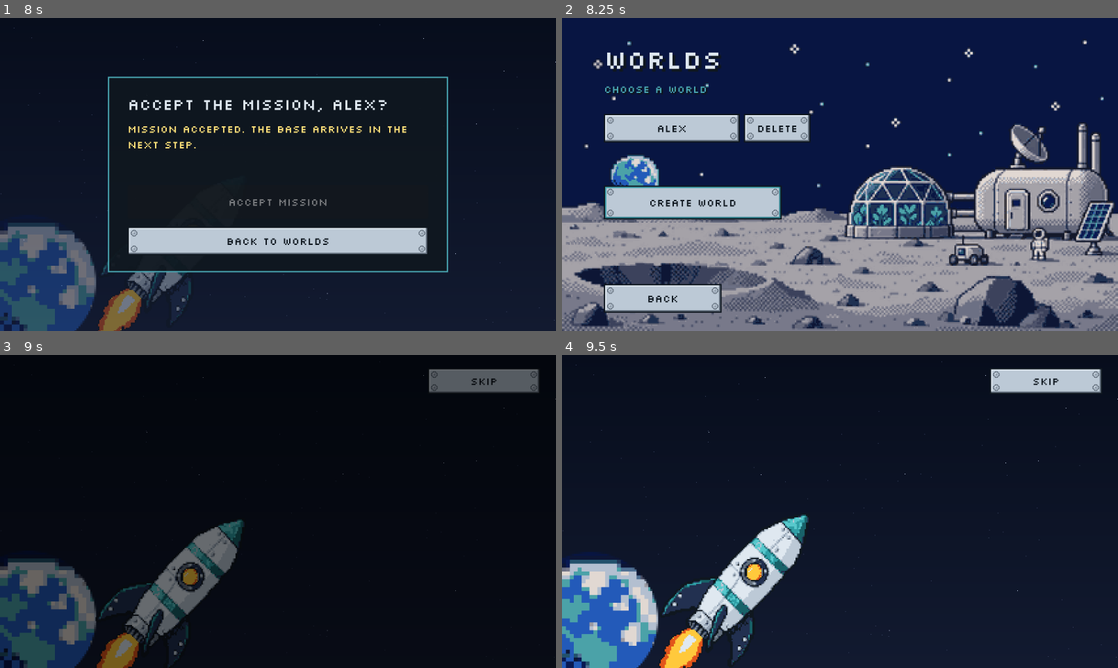
Above: before the commit, frames 1-4 (two rows, left to right).
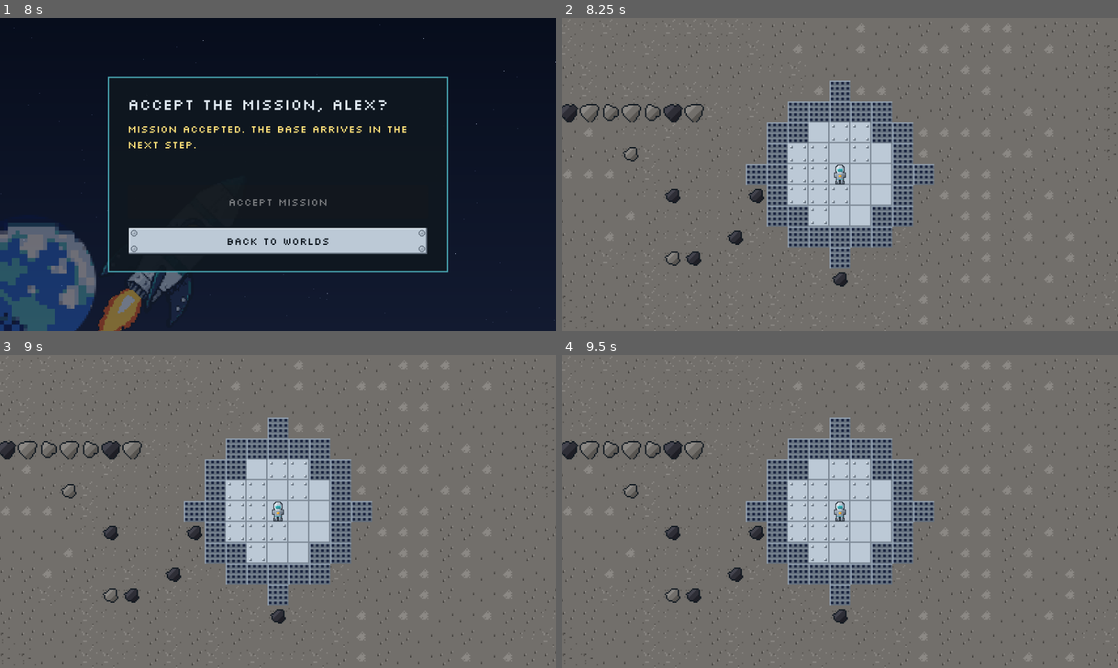
Above: after the commit, the same moments.

Repository: Aurora-Moorealis/MindSpace
Game: Godot game, scene res://scenes/welcome/welcome.tscn
The game is run twice, just before and just after one commit, with the same random seed, the same clock (stepped at 60 frames per second) and the same inputs.
Inputs (mouse positions are in pixels of both pictures, inside the frame that each line leads up to):
- Up to frame 1 (8 s): click "Start game" at 0.5 s; click (133, 130) at 1.27 s; type "Alex" at 1.35 s; click "Create world" at 2 s; click "Skip" at 2.75 s; click "Continue" at 3.5 s; click "Continue" at 4.25 s; tap Enter at 5, 5.1, 6.5, 6.6 s; move the mouse to (250, 237) at 5.02 s; hold W (move_up, bound only after the commit) 5.03-5.75 s; click (250, 237) at 5.17 s; tap Space at 5.75 s; drag from (444, 221) to (250, 237) at 5.77 s; move the mouse to (111, 127) at 6.52 s; hold A (move_left, bound only after the commit) 6.53-7.25 s; click "Accept mission" at 7.25 s
- Up to frame 2 (8.25 s): click "Back to worlds" at 8 s
- Up to frame 3 (9 s): click (111, 464) at 8.75 s, where only the run before the commit has a clickable "Alex"
- Up to frame 4 (9.5 s): no input

Frame 1 is identical in both runs. In frame 2, 96% of the frame differs, in the area x 0-100%, y 0-100%; in frame 3, 98%; in frame 4, 99%.

Commit message:
feat(game): integrate playable lunar world
- intro accept opens scenes/base/base.tscn

- astronaut movement, grid collision and gameplay camera

- GameSim starts a clean run on play, freezes on death and stops on exit

- add movement input actions

- archive OpenSpec change integrate-playable-world

Diff:
--- /dev/null
+++ b/game/content/entities/astronaut/astronaut.gd
@@ -0,0 +1,120 @@
+class_name Astronaut
+extends CharacterBody2D
+## Player-controlled astronaut that walks across the generated lunar surface.
+##
+## Movement is resolved against the [LunarMap] walkability flags instead of the
+## TileSet physics layers: every substep tests a small collision box on the X
+## axis first and on the Y axis afterwards, so blocked movement slides along the
+## free axis. The map is the single source of truth for terrain and bounds.
+
+## Walking speed in world pixels per second, before the player speed multiplier.
+@export var base_speed: float = 160.0
+
+## Side of the square collision box, in world pixels.
+const COLLISION_SIZE: float = 12.0
+## Half side of the collision box, used to build its four corners.
+const HALF_COLLISION_SIZE: float = COLLISION_SIZE * 0.5
+## Longest distance a single collision substep may cover.
+const MAX_SUBSTEP: float = 8.0
+
+## Sprite frames of astronaut_4dir.png: down, up, left and right.
+const FRAME_DOWN: int = 0
+const FRAME_UP: int = 1
+const FRAME_LEFT: int = 2
+const FRAME_RIGHT: int = 3
+
+## Map the astronaut walks on. Null until [method setup] is called.
+var _map: LunarMap = null
+## Last facing frame, kept so it can be applied once the sprite is available.
+var _facing_frame: int = FRAME_DOWN
+
+@onready var _sprite: Sprite2D = $Sprite2D
+
+
+## Applies the current facing frame once the scene nodes exist.
+func _ready() -> void:
+	_apply_frame(_facing_frame)
+
+
+## Binds the astronaut to [param map] and places it at the center of its spawn
+## tile with the default downward-facing frame.
+func setup(map: LunarMap) -> void:
+	_map = map
+	var half_tile: Vector2 = Vector2(float(map.tile_size), float(map.tile_size)) * 0.5
+	position = map.tile_to_world(map.spawn_tile) + half_tile
+	_facing_frame = FRAME_DOWN
+	_apply_frame(_facing_frame)
+
+
+## Moves the astronaut for [param delta] seconds along [param direction].
+##
+## The displacement is split into substeps of at most [constant MAX_SUBSTEP]
+## pixels so low framerates cannot tunnel through a tile. Each substep tries the
+## X axis and then the Y axis; a blocked axis is skipped while the other one
+## still moves. The facing frame follows the input direction.
+func move(direction: Vector2, delta: float) -> void:
+	if _map == null or direction == Vector2.ZERO or delta <= 0.0:
+		return
+	_update_facing(direction)
+	var speed: float = base_speed * GameSim.state.player.move_speed_multiplier
+	var motion: Vector2 = direction.normalized() * speed * delta
+	var substeps: int = maxi(1, ceili(motion.length() / MAX_SUBSTEP))
+	var step: Vector2 = motion / float(substeps)
+	for _step_index: int in range(substeps):
+		var next_x: Vector2 = position + Vector2(step.x, 0.0)
+		if is_zero_approx(step.x) or _can_stand_at(next_x):
+			position.x = next_x.x
+		var next_y: Vector2 = position + Vector2(0.0, step.y)
+		if is_zero_approx(step.y) or _can_stand_at(next_y):
+			position.y = next_y.y
+
+
+## Reads the movement actions and walks while the simulation clock is running.
+func _physics_process(delta: float) -> void:
+	if GameSim.is_paused() or _map == null:
+		return
+	var direction: Vector2 = Input.get_vector(
+		&"move_left", &"move_right", &"move_up", &"move_down"
+	)
+	if direction != Vector2.ZERO:
+		move(direction, delta)
+
+
+## Returns whether the collision box centered on [param candidate] lies fully on
+## walkable tiles inside the map.
+func _can_stand_at(candidate: Vector2) -> bool:
+	var corners: Array[Vector2] = [
+		candidate + Vector2(-HALF_COLLISION_SIZE, -HALF_COLLISION_SIZE),
+		candidate + Vector2(HALF_COLLISION_SIZE, -HALF_COLLISION_SIZE),
+		candidate + Vector2(-HALF_COLLISION_SIZE, HALF_COLLISION_SIZE),
+		candidate + Vector2(HALF_COLLISION_SIZE, HALF_COLLISION_SIZE),
+	]
+	for corner: Vector2 in corners:
+		var tile: Vector2i = _map.world_to_tile(corner)
+		if not _map.is_inside(tile) or not _map.is_walkable(tile):
+			return false
+	return true
+
+
+## Stores and applies the sprite frame that matches [param direction]. A
+## diagonal direction keeps the horizontal frame because the components tie.
+func _update_facing(direction: Vector2) -> void:
+	var frame: int = _facing_frame
+	if absf(direction.x) >= absf(direction.y):
+		frame = FRAME_RIGHT if direction.x > 0.0 else FRAME_LEFT
+	else:
+		frame = FRAME_DOWN if direction.y > 0.0 else FRAME_UP
+	_facing_frame = frame
+	_apply_frame(frame)
+
+
+## Writes [param frame] to the sprite.
+##
+## The sprite is resolved lazily because a headless harness may call
+## [method setup] or [method move] before the node receives its first frame.
+func _apply_frame(frame: int) -> void:
+	if _sprite == null:
+		_sprite = get_node_or_null("Sprite2D") as Sprite2D
+	if _sprite == null:
+		return
+	_sprite.frame = frame
--- /dev/null
+++ b/game/content/entities/astronaut/astronaut.tscn
@@ -0,0 +1,23 @@
+[gd_scene load_steps=3 format=3]
+
+[ext_resource type="Script" path="res://content/entities/astronaut/astronaut.gd" id="1_script"]
+[ext_resource type="Texture2D" path="res://content/entities/astronaut/astronaut_4dir.png" id="2_texture"]
+
+[sub_resource type="RectangleShape2D" id="RectangleShape2D_body"]
+size = Vector2(12, 12)
+
+[node name="Astronaut" type="CharacterBody2D"]
+script = ExtResource("1_script")
+
+[node name="Sprite2D" type="Sprite2D" parent="."]
+texture = ExtResource("2_texture")
+hframes = 4
+frame = 0
+
+[node name="CollisionShape2D" type="CollisionShape2D" parent="."]
+shape = SubResource("RectangleShape2D_body")
+
+[node name="Camera2D" type="Camera2D" parent="."]
+position_smoothing_enabled = false
+zoom = Vector2(1, 1)
+enabled = true
--- a/game/project.godot
+++ b/game/project.godot
@@ -42,6 +42,33 @@
 
 enabled=PackedStringArray("res://.godot/scenetime/plugin.cfg", "res://addons/godot_mcp_toolkit/plugin.cfg")
 
+[input]
+
+move_left={
+"deadzone": 0.5,
+"events": [Object(InputEventKey,"resource_local_to_scene":false,"resource_name":"","device":-1,"window_id":0,"alt_pressed":false,"shift_pressed":false,"ctrl_pressed":false,"meta_pressed":false,"pressed":false,"keycode":0,"physical_keycode":65,"key_label":0,"unicode":0,"location":0,"echo":false,"script":null)
+, Object(InputEventKey,"resource_local_to_scene":false,"resource_name":"","device":-1,"window_id":0,"alt_pressed":false,"shift_pressed":false,"ctrl_pressed":false,"meta_pressed":false,"pressed":false,"keycode":0,"physical_keycode":4194319,"key_label":0,"unicode":0,"location":0,"echo":false,"script":null)
+]
+}
+move_right={
+"deadzone": 0.5,
+"events": [Object(InputEventKey,"resource_local_to_scene":false,"resource_name":"","device":-1,"window_id":0,"alt_pressed":false,"shift_pressed":false,"ctrl_pressed":false,"meta_pressed":false,"pressed":false,"keycode":0,"physical_keycode":68,"key_label":0,"unicode":0,"location":0,"echo":false,"script":null)
+, Object(InputEventKey,"resource_local_to_scene":false,"resource_name":"","device":-1,"window_id":0,"alt_pressed":false,"shift_pressed":false,"ctrl_pressed":false,"meta_pressed":false,"pressed":false,"keycode":0,"physical_keycode":4194321,"key_label":0,"unicode":0,"location":0,"echo":false,"script":null)
+]
+}
+move_up={
+"deadzone": 0.5,
+"events": [Object(InputEventKey,"resource_local_to_scene":false,"resource_name":"","device":-1,"window_id":0,"alt_pressed":false,"shift_pressed":false,"ctrl_pressed":false,"meta_pressed":false,"pressed":false,"keycode":0,"physical_keycode":87,"key_label":0,"unicode":0,"location":0,"echo":false,"script":null)
+, Object(InputEventKey,"resource_local_to_scene":false,"resource_name":"","device":-1,"window_id":0,"alt_pressed":false,"shift_pressed":false,"ctrl_pressed":false,"meta_pressed":false,"pressed":false,"keycode":0,"physical_keycode":4194320,"key_label":0,"unicode":0,"location":0,"echo":false,"script":null)
+]
+}
+move_down={
+"deadzone": 0.5,
+"events": [Object(InputEventKey,"resource_local_to_scene":false,"resource_name":"","device":-1,"window_id":0,"alt_pressed":false,"shift_pressed":false,"ctrl_pressed":false,"meta_pressed":false,"pressed":false,"keycode":0,"physical_keycode":83,"key_label":0,"unicode":0,"location":0,"echo":false,"script":null)
+, Object(InputEventKey,"resource_local_to_scene":false,"resource_name":"","device":-1,"window_id":0,"alt_pressed":false,"shift_pressed":false,"ctrl_pressed":false,"meta_pressed":false,"pressed":false,"keycode":0,"physical_keycode":4194322,"key_label":0,"unicode":0,"location":0,"echo":false,"script":null)
+]
+}
+
 [physics]
 
 3d/physics_engine="Jolt Physics"
--- /dev/null
+++ b/game/scenes/base/base.gd
@@ -0,0 +1,40 @@
+extends Node2D
+## Playable base scene: composes the generated lunar world with the astronaut.
+##
+## This scene is the only integration point between the two halves of the
+## gameplay: it hands the generated [LunarMap] to the [Astronaut], bounds the
+## gameplay camera to the map, makes that camera current and owns the run
+## lifecycle through [GameSim]. [LunarMapWorld] keeps its own review camera for
+## the debug scenes; this script makes the astronaut camera current after the
+## world has made its camera current, so the gameplay view wins.
+
+@onready var _world: LunarMapWorld = $LunarMapWorld
+@onready var _astronaut: Astronaut = $Astronaut
+@onready var _camera: Camera2D = $Astronaut/Camera2D
+
+
+## Starts a clean run over the generated map, or reports the missing map and
+## leaves the run frozen.
+func _ready() -> void:
+	var map: LunarMap = _world.get_map()
+	if map == null:
+		push_error("Base: LunarMapWorld did not generate a map; the run was not started.")
+		return
+
+	_astronaut.setup(map)
+
+	var world_size: Vector2i = map.get_world_size()
+	_camera.limit_left = 0
+	_camera.limit_top = 0
+	_camera.limit_right = world_size.x
+	_camera.limit_bottom = world_size.y
+	_camera.make_current()
+
+	GameSim.start_run()
+	GameSim.state.is_outside = true
+
+
+## Freezes the clock and clears the exterior flag when the playable scene is
+## unloaded, so no later scene keeps consuming resources or radiation.
+func _exit_tree() -> void:
+	GameSim.stop_run()
--- /dev/null
+++ b/game/scenes/base/base.tscn
@@ -0,0 +1,12 @@
+[gd_scene load_steps=4 format=3]
+
+[ext_resource type="Script" path="res://scenes/base/base.gd" id="1_script"]
+[ext_resource type="PackedScene" path="res://content/map/lunar/lunar_map_world.tscn" id="2_world"]
+[ext_resource type="PackedScene" path="res://content/entities/astronaut/astronaut.tscn" id="3_astronaut"]
+
+[node name="Base" type="Node2D"]
+script = ExtResource("1_script")
+
+[node name="LunarMapWorld" parent="." instance=ExtResource("2_world")]
+
+[node name="Astronaut" parent="." instance=ExtResource("3_astronaut")]
--- a/game/scenes/intro/intro.gd
+++ b/game/scenes/intro/intro.gd
@@ -6,6 +6,7 @@
 ## chosen world name from the previous screen replaces {name} in the texts.
 
 const WORLDS_SCENE: String = "res://scenes/worlds/worlds.tscn"
+const GAME_SCENE: String = "res://scenes/base/base.tscn"
 
 const TITLES: Array[String] = [
 	"Notice",
@@ -47,10 +48,13 @@
 var _world_name: String = "astronaut"
 var _index: int = 0
 var _skipped: bool = false
+var _starting: bool = false
 var _animation_tween: Tween = null
 
 
 func _ready() -> void:
+	# Safety belt: the intro must never advance simulation ticks.
+	GameSim.set_paused(true)
 	var world: World = WorldStore.selected
 	if world != null and not world.name.is_empty():
 		_world_name = world.name
@@ -183,9 +187,24 @@
 
 
 func _on_accept_pressed() -> void:
+	if _starting:
+		return
+	_starting = true
 	_accept_button.disabled = true
 	_accept_note.text = "Mission accepted. The base arrives in the next step."
 
+	await get_tree().create_timer(0.8).timeout
+	if not is_inside_tree():
+		return
+
+	var error: Error = get_tree().change_scene_to_file(GAME_SCENE)
+	if error != OK:
+		_accept_note.text = "The base could not be reached. Please try again."
+		_accept_button.disabled = false
+		_starting = false
+
 
 func _go_back() -> void:
+	if _starting:
+		return
 	get_tree().change_scene_to_file(WORLDS_SCENE)
--- a/game/scripts/autoloads/game_sim.gd
+++ b/game/scripts/autoloads/game_sim.gd
@@ -18,7 +18,9 @@
 
 var state: SimState = SimState.new()
 var speed: Speed = Speed.X1
-var paused: bool = false
+## The clock boots frozen: menus and the intro must never advance ticks before
+## a playable scene calls start_run().
+var paused: bool = true
 
 var _economy: EconomyData = null
 var _machines: MachineDatabase = null
@@ -61,6 +63,9 @@
 	for fact: LogEntry in facts:
 		if fact.type == LogEntry.Type.GAME_OVER:
 			game_over.emit(state.death_cause)
+			# Freeze the real-time clock on death. advance_tick()/advance_ticks()
+			# remain manual harness APIs and keep stepping if called directly.
+			paused = true
 			break
 
 
@@ -70,11 +75,25 @@
 
 
 ## Starts a clean run: fresh state, empty accumulator and empty ledger.
+## It does not change the clock by itself: the caller decides when to run.
 func new_game() -> void:
 	state.reset_from_economy(_economy)
 	_time_accumulator = 0.0
 	EventLog.reset()
 	game_reset.emit()
+
+
+## Starts a playable run: resets the simulation and then enables the clock.
+func start_run() -> void:
+	new_game()
+	paused = false
+
+
+## Freezes the clock and leaves the exterior state when the playable scene ends,
+## so no later scene keeps consuming resources or radiation.
+func stop_run() -> void:
+	paused = true
+	state.is_outside = false
 
 
 func reset_game() -> void:
Not shown, added: game/content/entities/astronaut/astronaut.gd.uid
Not shown, added: game/scenes/base/base.gd.uid
Not shown, added: openspec/changes/archive/2026-11-14-integrate-playable-world/design.md
Not shown, added: openspec/changes/archive/2026-11-14-integrate-playable-world/proposal.md
Not shown, added: openspec/changes/archive/2026-11-14-integrate-playable-world/specs/astronaut/spec.md
Not shown, added: openspec/changes/archive/2026-11-14-integrate-playable-world/specs/game-session/spec.md
Not shown, added: openspec/changes/archive/2026-11-14-integrate-playable-world/specs/intro/spec.md
Not shown, added: openspec/changes/archive/2026-11-14-integrate-playable-world/tasks.md
Not shown, removed: openspec/changes/integrate-playable-world/tasks.md
Not shown, added: openspec/specs/astronaut/spec.md
Not shown, added: openspec/specs/game-session/spec.md
Not shown, changed: openspec/specs/intro/spec.md
